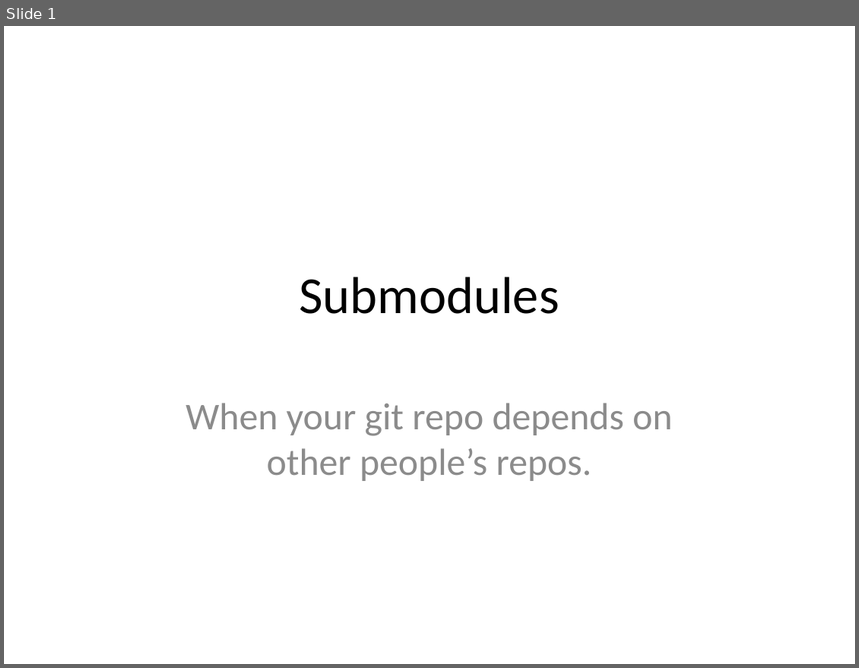
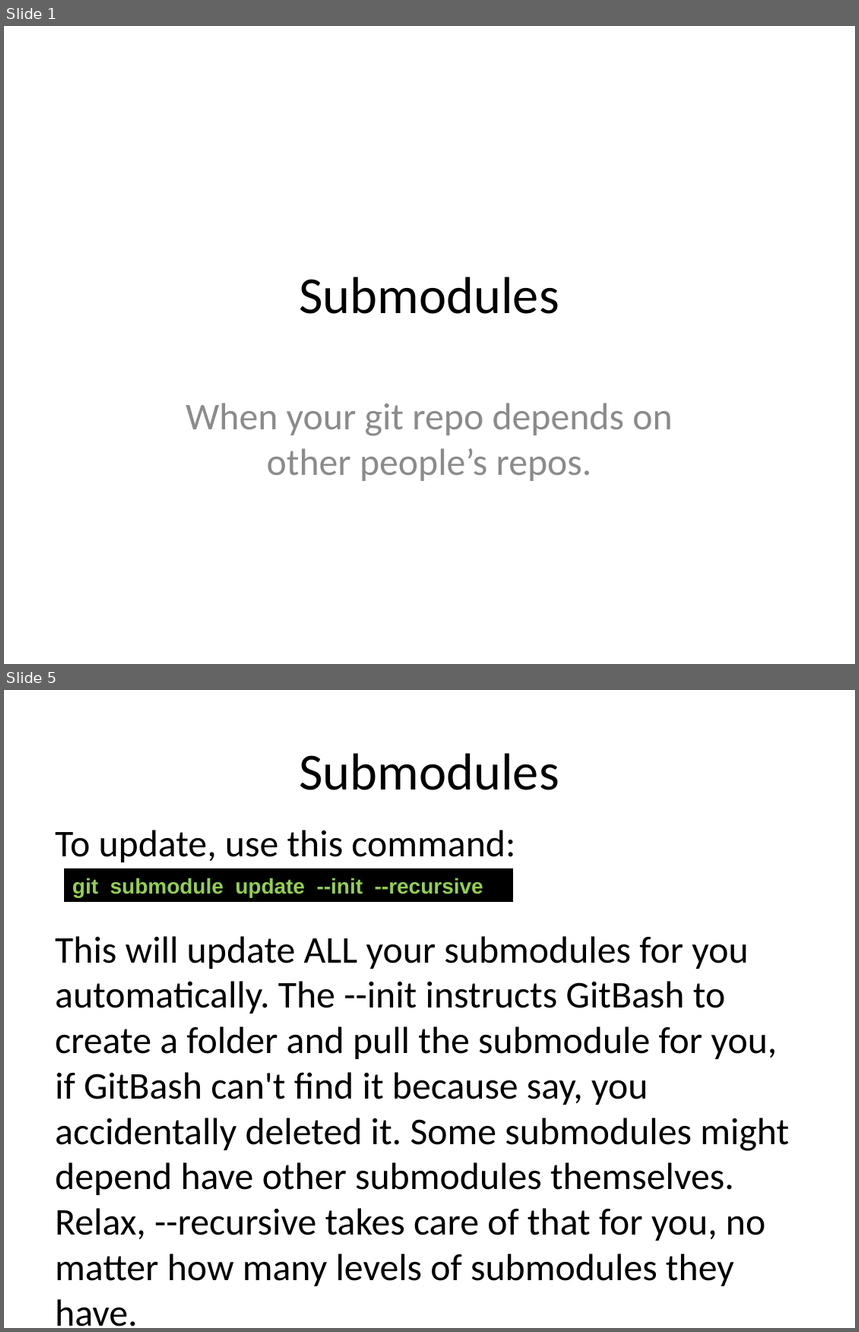
Before and after one commit to JaceTan/programming-notes, a slide deck: Submodules.pptx. Shown one above the other, each under a label of ours: slide 1 before the commit, slides 1 and 5 after it; the slides between them are not shown. The pictures are 859x668 and 859x1332 pixels, drawn with LibreOffice and Linux fonts; fonts in the diff are those of the drawing. Boxes give left, top, right and bottom in pixels: in the first picture for what was removed or moved away, otherwise in the second. Text is boxed around its words. In the diff, an @@ line names an element or a change of style, - is before the commit and + after.

```diff
--- a/Submodules.pptx
+++ b/Submodules.pptx
@@ slide 5 added at (4,690,855,1328), background #FFFFFF @@
@@ title added at (300,753,560,790), 44 pt, text #000000 @@
+Submodules
@@ text added at (55,830,789,1287), 32 pt, text #000000 @@
+To update, use this command:
+This will update ALL your submodules for you automatically. The --init instructs GitBash to create a folder and pull the submodule for you, if GitBash can't find it because say, you accidentally deleted it. Some submodules might depend have other submodules themselves. Relax, --recursive takes care of that for you, no matter how many levels of submodules they have.
@@ rectangle added at (65,869,514,902), fill #000000, 18 pt, text #92D050, bold @@
+git submodule update --init --recursive
```
Also in this commit, not shown: 4 other slides added, 5 slides removed, 2 other files.
